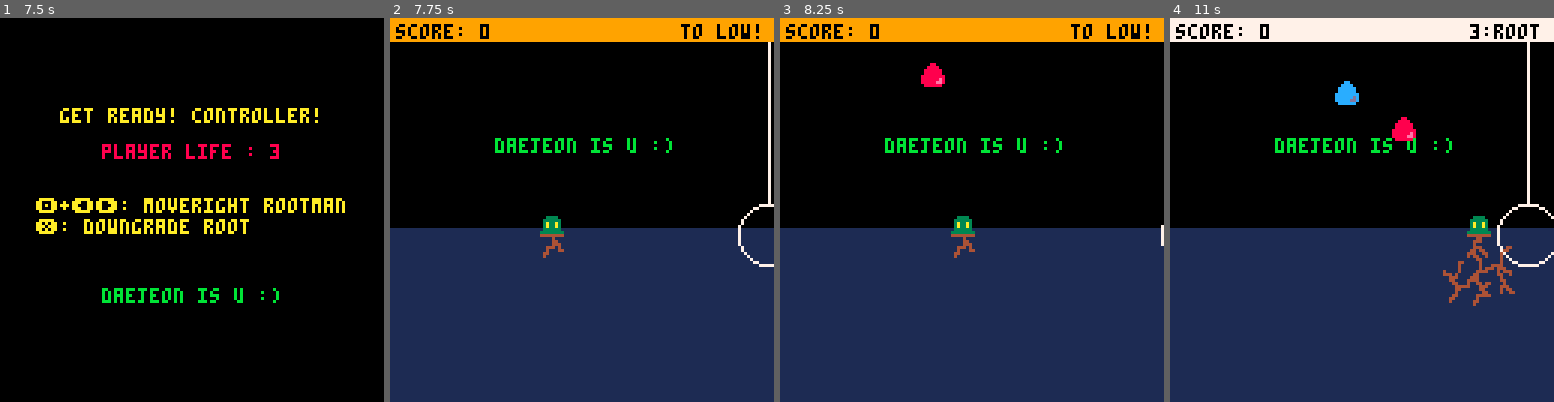
Above: before the commit, frames 1-4 (left to right).
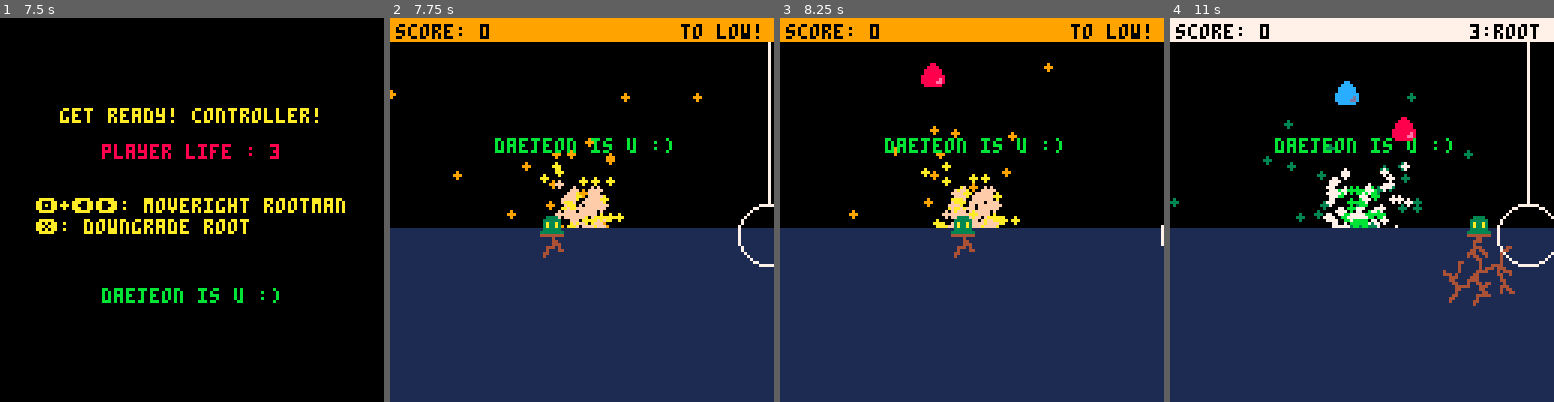
Above: after the commit, the same moments.

Repository: ApexNAM/root_need_control_ggj_2023_project
Game: PICO-8 cartridge main.p8
Two runs of this game, one before a commit and one after it. Both use one fixed random seed, a clock stepped at 60 frames per second and the inputs below.
Inputs:
- Up to frame 1 (7.5 s): tap X (X key) at 0.33, 1.07, 1.85, 2.97, 4.08, 5.2, 6.32, 7.43 s; tap O (Z key) at 0.7, 1.7, 2.1, 2.5, 2.9, 3.3, 3.7, 4.1, 4.5, 4.9, 5.3, 5.7, 6.1, 6.5, 6.9, 7.3 s; hold Right 1.6-2.1 s; hold Right 2.47-3.03 s; hold Left 3.08-3.58 s; hold Right 4.02-4.68 s; hold Left 5.08-5.68 s; hold Right 6.08-6.58 s; hold Right 6.63-7.13 s
- Up to frame 2 (7.75 s): hold Right from 7.5 s (still down); tap O (Z key) at 7.7 s
- Up to frame 3 (8.25 s): release Right at 8.07 s; tap O (Z key) at 8.1 s; hold Left from 8.12 s (still down)
- Up to frame 4 (11 s): tap O (Z key) every 0.4 s from 8.5 to 10.9 s; tap X (X key) at 8.55, 9.67, 10.78 s; release Left at 8.62 s; hold Right 9.05-9.72 s; hold Left 10.12-10.72 s

Frame 1 is identical in both runs. In frame 2, 1.7% of the frame differs, in the area x 0-82%, y 18-55%; in frame 3, 1.7%; in frame 4, 2.0%, in the area x 0-79%, y 19-55%.

Commit message:
starforward.p8 added.

Diff:
--- a/main.p8
+++ b/main.p8
@@ -17,6 +17,7 @@
 #include uiux.p8
 #include introscene.p8
 #include camerashake.p8
+#include starforward.p8
 
 local player = playercontroller.new()
 local root = rootobject.new()
@@ -38,6 +39,8 @@
 
     addrainpower()
     addraindowner_x(rain_downer_x)
+
+    sf.generate()
 end
 
 function _update60()
@@ -106,6 +109,7 @@
             set_offset(2)
             gamestates = "gameover"
         elseif player.isdead and _life > 0 then
+            dangerlevel = 1
             _life-=1
 
             set_offset(0.5)
@@ -163,6 +167,8 @@
         print("skagogames. made in skago.",13,110,3)
 
     elseif gamestates == "ingame" then
+
+        sf.update()
 
         player.draw()
         city.draw()
--- /dev/null
+++ b/starforward.p8
@@ -0,0 +1,55 @@
+pico-8 cartridge // http://www.pico-8.com
+version 38
+__lua__
+
+dangerlevel = 1
+
+sf={}
+sf.stars={}
+sf.starcount=128
+sf.maxd=400
+
+sf.generate=function()
+local range=2500
+  --create table with stars
+  for i=1,sf.starcount do
+  	--keep x any y in ranmge -2500 to 2500
+    xp=flr(range-rnd(range*2))
+    yp=flr(range-rnd(range*2))
+    zp=rnd(sf.maxd)
+    add(sf.stars,{x=xp,y=yp,z=zp})
+  end
+end
+
+sf.update=function()
+  for i=1,#sf.stars do
+    sf.stars[i].z=sf.stars[i].z-1
+    if sf.stars[i].z<=0 then
+	  sf.stars[i].z=sf.maxd
+    end
+  end
+
+  for i=1,#sf.stars do
+
+	local cz=sf.stars[i].z
+	local cx=sf.stars[i].x/cz
+	local cy=sf.stars[i].y/cz
+
+	if cx<-64 or cx>64 then
+	  sf.stars[i].z=sf.maxd
+	end
+	if cy<-64 or cy>64 then
+	  sf.stars[i].z=sf.maxd
+	end
+	--set the color of the star
+	local cols=
+    {
+        {3,7,11},
+        {2,8,5},
+        {9,10,15}
+    }
+
+	local ci=1+flr(cz/sf.maxd*#cols)
+	circfill(64+cx,64+cy,1.5,cols[dangerlevel][ci])
+  end
+end
--- a/uiux.p8
+++ b/uiux.p8
@@ -11,15 +11,18 @@
 
 function draw_ui_roots(root_count, player)
     if root_count == 5 then
+        dangerlevel = 2
         print("to high!",90,2,0)
         waring_color = 8
     elseif root_count == 1 then
+        dangerlevel = 3
         print("to low!", 97,2,0)
         waring_color = 9
     else
         if player.isdead then
             waring_color = 2
         else
+            dangerlevel = 1
             print(root_count..":root height",100,2,0)
             waring_color = 7
         end
